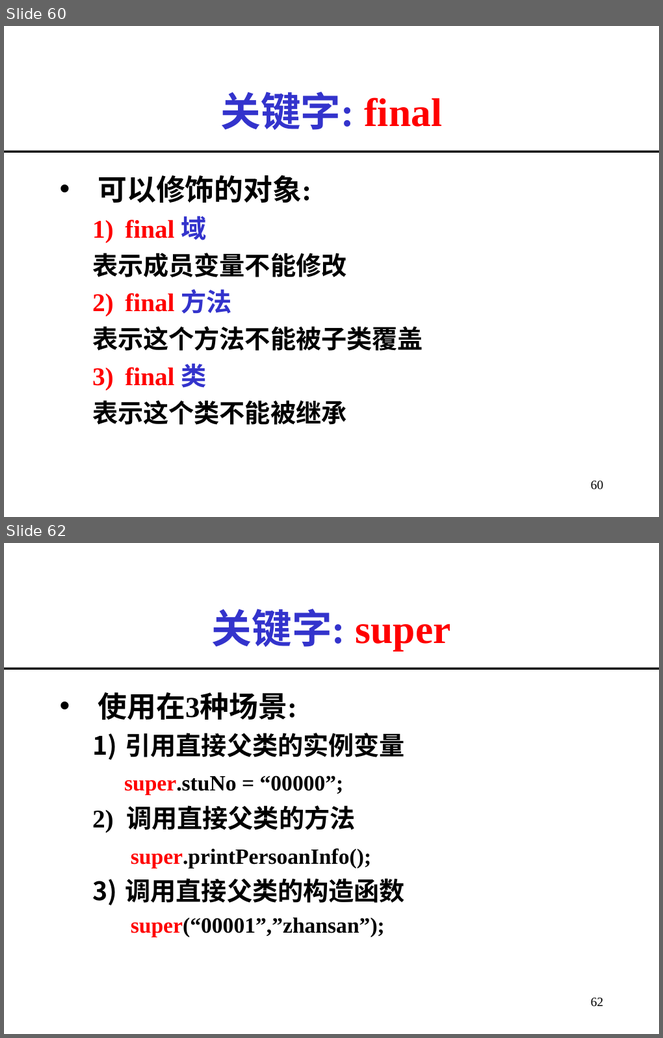
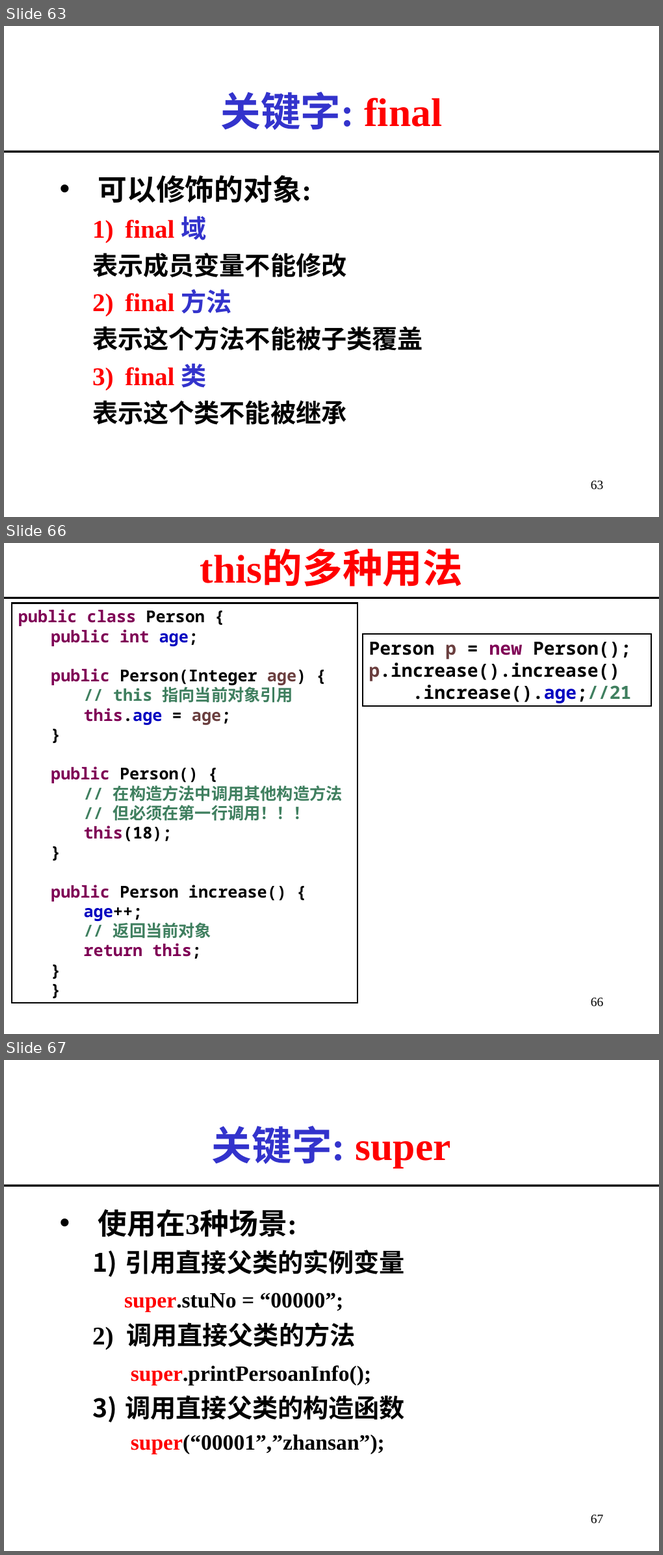
Before and after one commit to imwyw/Java, a slide deck: PPT/javaCh03_面向对象程序设计.ppt. Shown one above the other, each under a label of ours: slides 60 and 62 before the commit, slides 63, 66 and 67 after it; the slides between them are not shown. The pictures are 663x1038 and 663x1555 pixels, drawn with LibreOffice and Linux fonts; fonts in the diff are those of the drawing. Boxes give left, top, right and bottom in pixels: in the first picture for what was removed or moved away, otherwise in the second. Text is boxed around its words. In the diff, an @@ line names an element or a change of style, - is before the commit and + after.

```diff
--- a/PPT/javaCh03_面向对象程序设计.ppt
+++ b/PPT/javaCh03_面向对象程序设计.ppt
@@ slide 66 added at [4,543,659,1034], background #FFFFFF @@
@@ title added at [200,551,463,587], 44 pt, text #FF0000, bold @@
+this的多种用法
@@ line added from (4, 598) to (659, 598), #000000 2.24 pt @@
@@ rectangle added at [12,603,358,1003], fill #FFFFFF, outline #000000 1.5 pt, 18 pt, text #000000, bold @@
+public class Person {
+  public int age;
+  public Person(Integer age) {
+    // this 指向当前对象引用
+    this.age = age;
+  }
+  public Person() {
+    // 在构造方法中调用其他构造方法
+    // 但必须在第一行调用！！！
+    this(18);
+  }
+  public Person increase() {
+    age++;
+    // 返回当前对象
+    return this;
+  }
+}
@@ rectangle added at [362,634,651,706], fill #FFFFFF, outline #000000 1.5 pt, 20 pt, text #000000, bold @@
+Person p = new Person();
+p.increase().increase()
+.increase().age;//21
@@ page number added at [591,998,604,1007], 14 pt, text #000000 @@
+66
@@ what was slide 60 is now slide 63 @@
@@ page number at [591,481,604,490]: text changed @@
-60
+63
@@ what was slide 62 is now slide 67 @@
@@ page number at [591,1515,604,1524]: text changed @@
-62
+67
```
Also in this commit, not shown: 6 slides changed, 8 other slides added, 1 slide removed.
